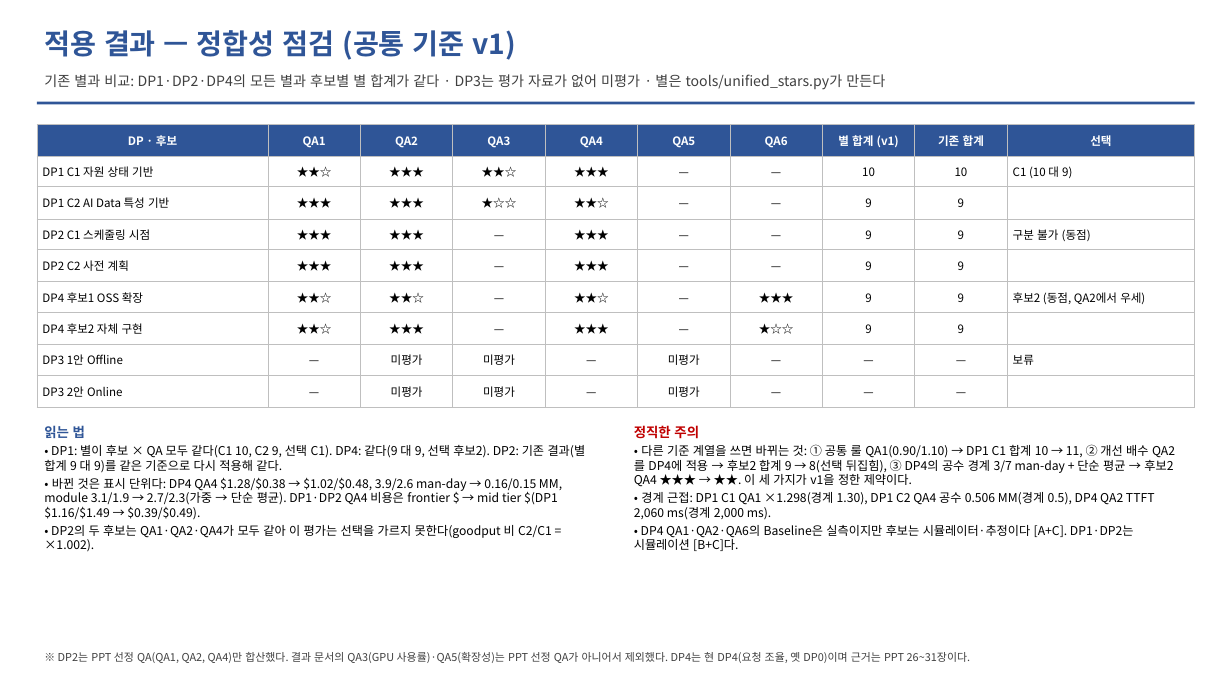
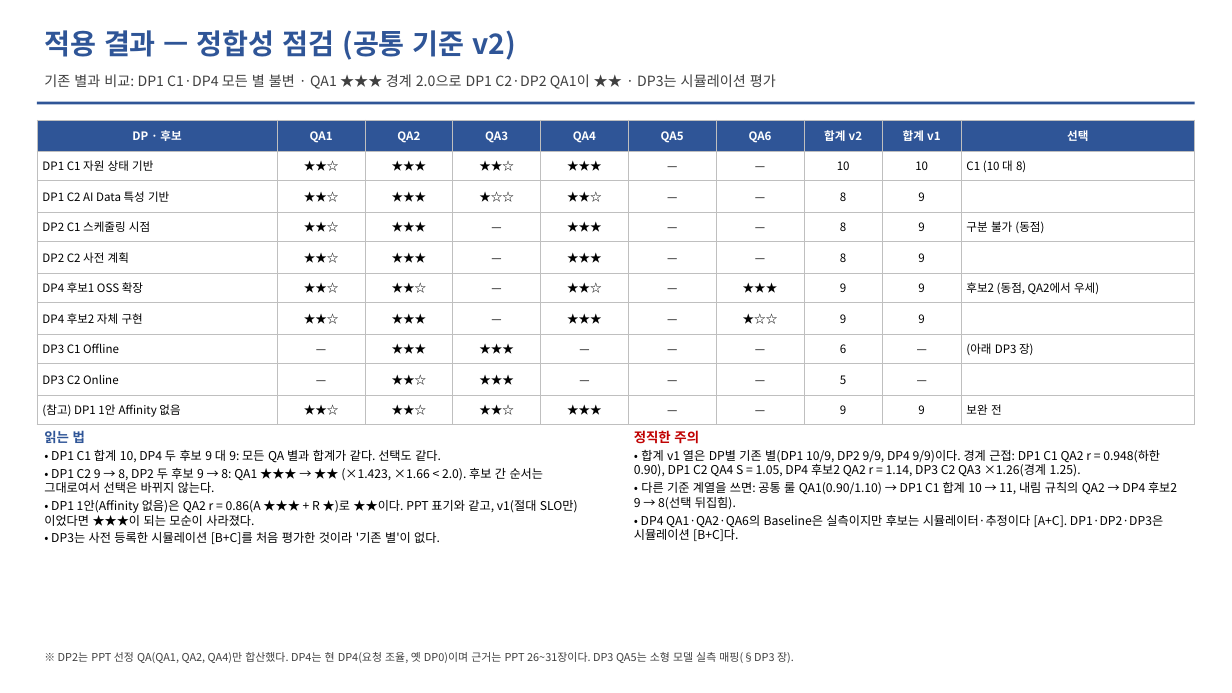
Before and after one commit to mkim0628/vllm, a slide deck: slide 19 of doc-mk/DP-overview-qa-unified.pptx. Drawn at 1232x693 pixels with LibreOffice and Linux fonts; fonts in the diff are those of the drawing. Boxes give left, top, right and bottom in pixels: in the first picture for what was removed or moved away, otherwise in the second. Text is boxed around its words. In the diff, an @@ line names an element or a change of style, - is before the commit and + after.

```diff
--- a/doc-mk/DP-overview-qa-unified.pptx
+++ b/doc-mk/DP-overview-qa-unified.pptx
@@ text at box(44, 30, 517, 60): text changed @@
-적용 결과 — 정합성 점검 (공통 기준 v1)
+적용 결과 — 정합성 점검 (공통 기준 v2)
@@ text at box(44, 74, 776, 89): text changed @@
-기존 별과 비교: DP1·DP2·DP4의 모든 별과 후보별 별 합계가 같다 · DP3는 평가 자료가 없어 미평가 · 별은 tools/unified_stars.py가 만든다
+기존 별과 비교: DP1 C1·DP4 모든 별 불변 · QA1 ★★★ 경계 2.0으로 DP1 C2·DP2 QA1이 ★★ · DP3는 시뮬레이션 평가
@@ table at box(37, 120, 1195, 421) @@
-row 1, column 8: 별 합계 (v1)
+row 1, column 8: 합계 v2
-row 1, column 9: 기존 합계
+row 1, column 9: 합계 v1
-row 2, column 10: C1 (10 대 9)
+row 2, column 10: C1 (10 대 8)
-row 3, column 2: ★★★
+row 3, column 2: ★★☆
-row 3, column 8: 9
+row 3, column 8: 8
-row 4, column 2: ★★★
+row 4, column 2: ★★☆
-row 4, column 8: 9
+row 4, column 8: 8
-row 5, column 2: ★★★
+row 5, column 2: ★★☆
-row 5, column 8: 9
+row 5, column 8: 8
-row 8: DP3 1안 Offline | — | 미평가 | 미평가 | — | 미평가 | — | — | — | 보류
-row 9: DP3 2안 Online | — | 미평가 | 미평가 | — | 미평가 | — | — | — | 
+row 8: DP3 C1 Offline | — | ★★★ | ★★★ | — | — | — | 6 | — | (아래 DP3 장)
+row 9: DP3 C2 Online | — | ★★☆ | ★★★ | — | — | — | 5 | — | 
+row 10: (참고) DP1 1안 Affinity 없음 | ★★☆ | ★★☆ | ★★☆ | ★★★ | — | — | 9 | 9 | 보완 전
@@ table: place and size @@
-table at box(37, 125, 1195, 401)
+table at box(37, 120, 1195, 421)
@@ text at box(44, 450, 578, 544): text changed @@
-• DP1: 별이 후보 × QA 모두 같다(C1 10, C2 9, 선택 C1). DP4: 같다(9 대 9, 선택 후보2). DP2: 기존 결과(별 합계 9 대 9)를 같은 기준으로 다시 적용해 같다.
-• 바뀐 것은 표시 단위다: DP4 QA4 $1.28/$0.38 → $1.02/$0.48, 3.9/2.6 man-day → 0.16/0.15 MM, module 3.1/1.9 → 2.7/2.3(가중 → 단순 평균). DP1·DP2 QA4 비용은 frontier $ → mid tier $(DP1 $1.16/$1.49 → $0.39/$0.49).
-• DP2의 두 후보는 QA1·QA2·QA4가 모두 같아 이 평가는 선택을 가르지 못한다(goodput 비 C2/C1 = ×1.002).
+• DP1 C1 합계 10, DP4 두 후보 9 대 9: 모든 QA 별과 합계가 같다. 선택도 같다.
+• DP1 C2 9 → 8, DP2 두 후보 9 → 8: QA1 ★★★ → ★★ (×1.423, ×1.66 < 2.0). 후보 간 순서는 그대로여서 선택은 바뀌지 않는다.
+• DP1 1안(Affinity 없음)은 QA2 r = 0.86(A ★★★ + R ★)로 ★★이다. PPT 표기와 같고, v1(절대 SLO만)이었다면 ★★★이 되는 모순이 사라졌다.
+• DP3는 사전 등록한 시뮬레이션 [B+C]를 처음 평가한 것이라 '기존 별'이 없다.
@@ text at box(634, 450, 1177, 541): text changed @@
-• 다른 기준 계열을 쓰면 바뀌는 것: ① 공통 룰 QA1(0.90/1.10) → DP1 C1 합계 10 → 11, ② 개선 배수 QA2를 DP4에 적용 → 후보2 합계 9 → 8(선택 뒤집힘), ③ DP4의 공수 경계 3/7 man-day + 단순 평균 → 후보2 QA4 ★★★ → ★★. 이 세 가지가 v1을 정한 제약이다.
-• 경계 근접: DP1 C1 QA1 ×1.298(경계 1.30), DP1 C2 QA4 공수 0.506 MM(경계 0.5), DP4 QA2 TTFT 2,060 ms(경계 2,000 ms).
-• DP4 QA1·QA2·QA6의 Baseline은 실측이지만 후보는 시뮬레이터·추정이다 [A+C]. DP1·DP2는 시뮬레이션 [B+C]다.
+• 합계 v1 열은 DP별 기존 별(DP1 10/9, DP2 9/9, DP4 9/9)이다. 경계 근접: DP1 C1 QA2 r = 0.948(하한 0.90), DP1 C2 QA4 S = 1.05, DP4 후보2 QA2 r = 1.14, DP3 C2 QA3 ×1.26(경계 1.25).
+• 다른 기준 계열을 쓰면: 공통 룰 QA1(0.90/1.10) → DP1 C1 합계 10 → 11, 내림 규칙의 QA2 → DP4 후보2 9 → 8(선택 뒤집힘).
+• DP4 QA1·QA2·QA6의 Baseline은 실측이지만 후보는 시뮬레이터·추정이다 [A+C]. DP1·DP2·DP3은 시뮬레이션 [B+C]다.
@@ text at box(58, 652, 794, 663): text changed @@
-※ DP2는 PPT 선정 QA(QA1, QA2, QA4)만 합산했다. 결과 문서의 QA3(GPU 사용률)·QA5(확장성)는 PPT 선정 QA가 아니어서 제외했다. DP4는 현 DP4(요청 조율, 옛 DP0)이며 근거는 PPT 26~31장이다.
+※ DP2는 PPT 선정 QA(QA1, QA2, QA4)만 합산했다. DP4는 현 DP4(요청 조율, 옛 DP0)이며 근거는 PPT 26~31장이다. DP3 QA5는 소형 모델 실측 매핑(§DP3 장).
```
Also in this commit, not shown: 23 other slides changed, 8 slides added, 8 other files.
